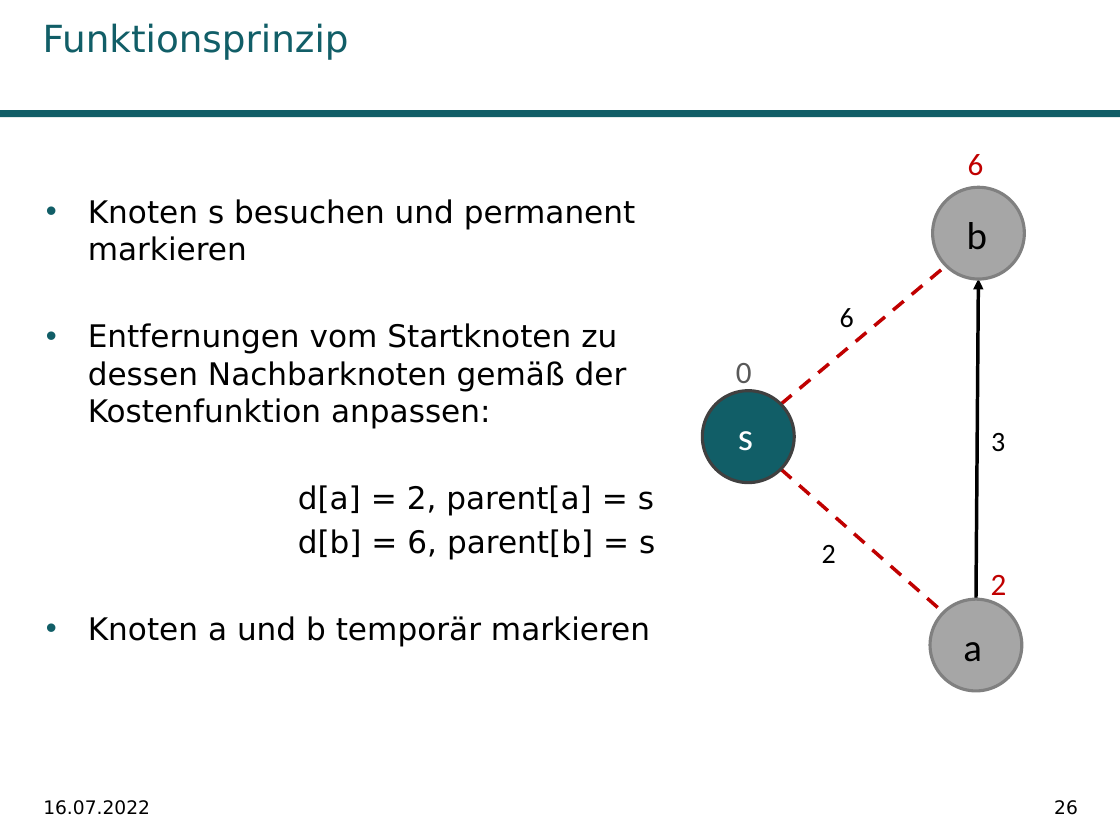
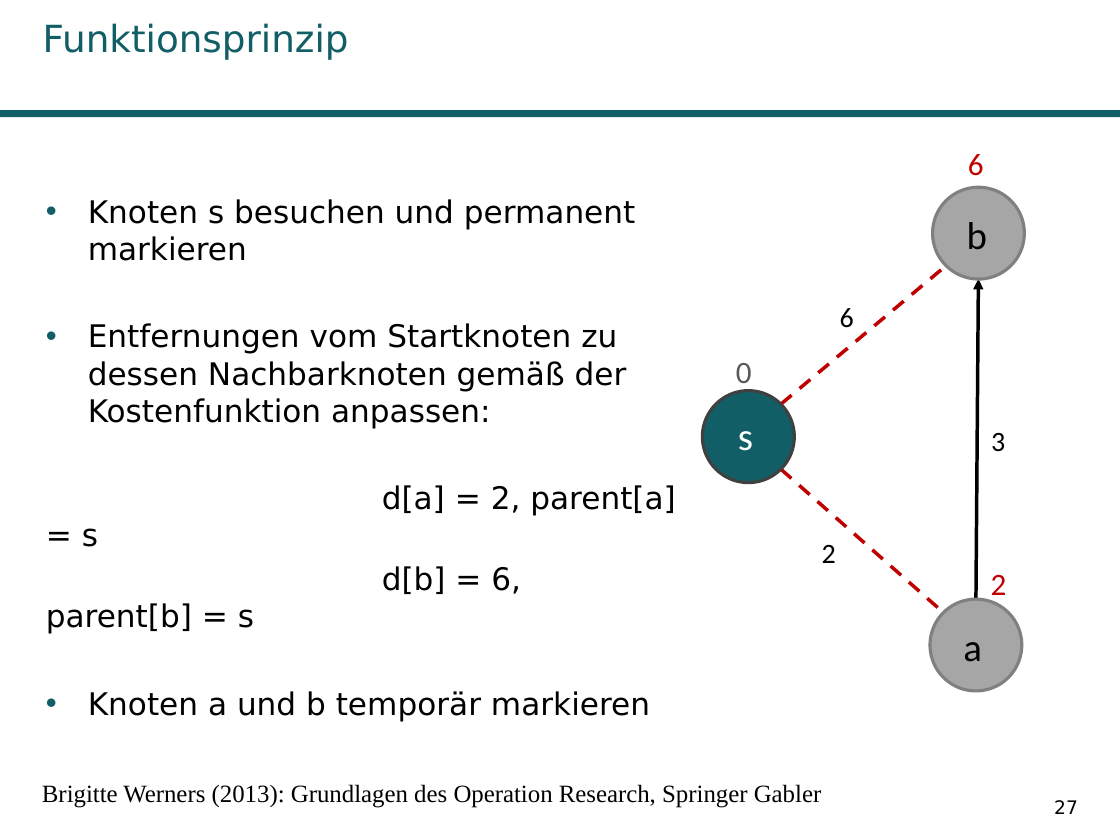
Before and after one commit to Kage0x3B/wissenschaftliches-arbeiten-praesentation, a slide deck: slide 27 of Präsentation Pfadplanungsalgorithmen.pptx (slide 26 before the commit). Drawn at 1120x840 pixels with LibreOffice and Linux fonts; fonts in the diff are those of the drawing; background and template pictures are left out. Boxes give left, top, right and bottom in pixels: in the first picture for what was removed or moved away, otherwise in the second. Text is boxed around its words. In the diff, an @@ line names an element or a change of style, - is before the commit and + after.

```diff
--- a/Präsentation Pfadplanungsalgorithmen.pptx
+++ b/Präsentation Pfadplanungsalgorithmen.pptx
@@ text "Knoten s besuchen und permanent ..." rewrapped from <box>88,199,655,646</box> to <box>46,199,676,721</box> @@
@@ text added at <box>42,784,821,808</box>, 16 pt, text #000000 @@
+Brigitte Werners (2013): Grundlagen des Operation Research, Springer Gabler
@@ text removed at <box>43,800,150,815</box> @@
-16.07.2022
@@ page number at <box>1054,800,1078,814</box>: text changed @@
-26
+27
```
Also in this commit, not shown: 38 other slides changed, 4 slides added, 2 slides removed, 1 other file.
